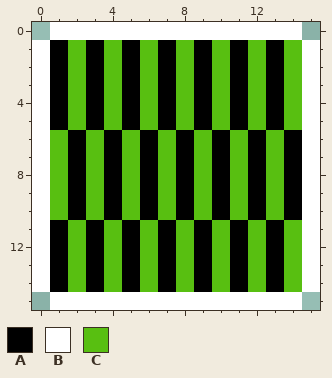
File history of a pixel-art file, Sprites/Hack.aseprite. Above, as it was before the edit.
16x16 pixels, 1 frame.
Palette (. is transparent): A #000000  B #ffffff  C #58bf11
Pixels before, first column x 0:
 0 .BBBBBBBBBBBBBB.
 1 BACACACACACACACB
 2 BACACACACACACACB
 3 BACACACACACACACB
 4 BACACACACACACACB
 5 BACACACACACACACB
 6 BCACACACACACACAB
 7 BCACACACACACACAB
 8 BCACACACACACACAB
 9 BCACACACACACACAB
10 BCACACACACACACAB
11 BACACACACACACACB
12 BACACACACACACACB
13 BACACACACACACACB
14 BACACACACACACACB
15 .BBBBBBBBBBBBBB.
After:
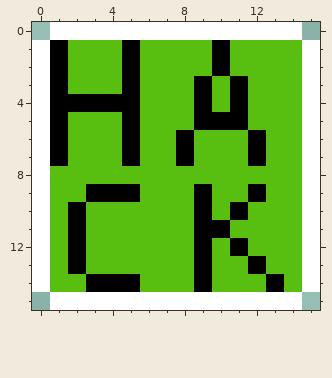
The edit:
Colour C becomes colour A in rows 1 to 2 at x 10; in row 4 at x 2 and 4; in row 5 at x 10; in rows 6 to 7 at x 1 and 5; in row 9 at x 3, 5 and 9; in row 10 at x 9 and 11.
Colour C becomes colour A in row 11 at x 2 and 10; in row 12 at x 2; in row 13 at x 2 and 12; in row 14 at x 4.
Colour A becomes colour C in rows 1 to 2 at x 3, 7, 9, 11 and 13; in row 3 at x 3, 7 and 13; in row 4 at x 7 and 13; in row 5 at x 3, 7 and 13; in rows 6 to 7 at x 2, 4, 6, 10 and 14; in row 8 at x 2, 4, 6, 8, 10, 12 and 14.
Colour A becomes colour C in row 9 at x 2, 6, 8, 10 and 14; in row 10 at x 4, 6, 8, 10, 12 and 14; in row 11 at x 1, 3, 5, 7, 11 and 13; in row 12 at x 1, 3, 5, 7 and 13; in row 13 at x 1, 3, 5, 7, 11 and 13; in row 14 at x 1, 7 and 11.
